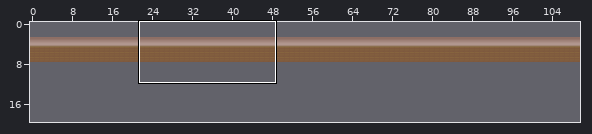
Tiled map, stored at src/images/tilemaps/blights_out_tilemap.tmx. The first picture is a wide view before the edit; the outline marks the close-up.
Close-up. First the earlier version:
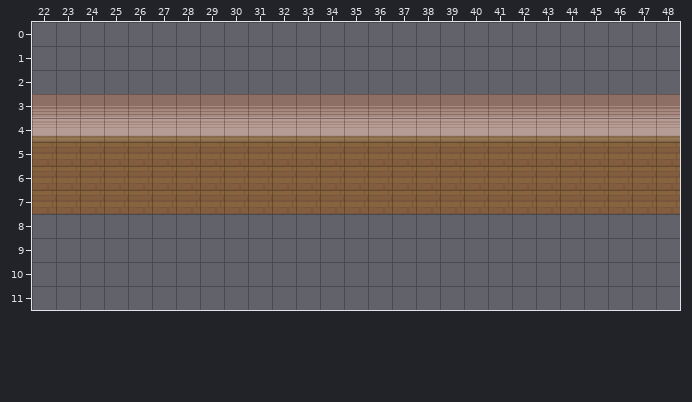
Cells are 16x16 px. Shown: x 22..48, y 0..11. The commit also changed other parts of the map, which this record leaves out. The old version is drawn lined up with the new one.
After the commit:
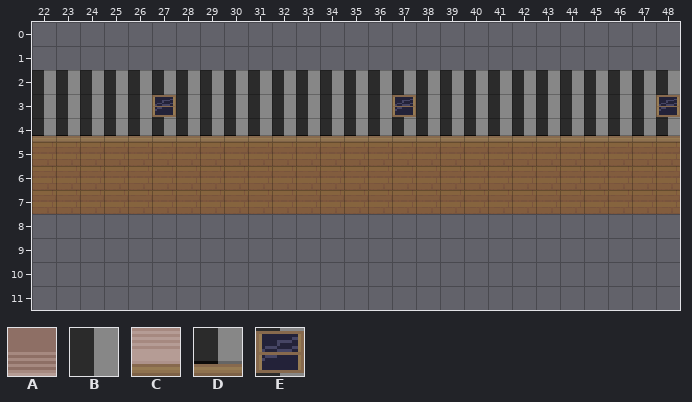
Key: from "blights_out_tileset": A 87, B 95, C 103, D 111, E 142.
_ is an empty cell.
Edits made:
map size 120x10 -> 240x21 cells (old content now starts at 0,1; both pictures use the new coordinates)
Layer "Tile Layer 1":
Tile A gives way to tile B in row 3 at x 22 to 26, 28 to 36 and 38 to 47.
The edit adds tile B in row 2 at x 22 to 48.
Tile C gives way to tile D in row 4 at x 22 to 48.
Tile A gives way to tile E in row 3 at x 27, 37 and 48.
Where, in picture pixels (left, top, right, bottom), the same in both close-ups:
changed: (32, 70, 680, 136)
